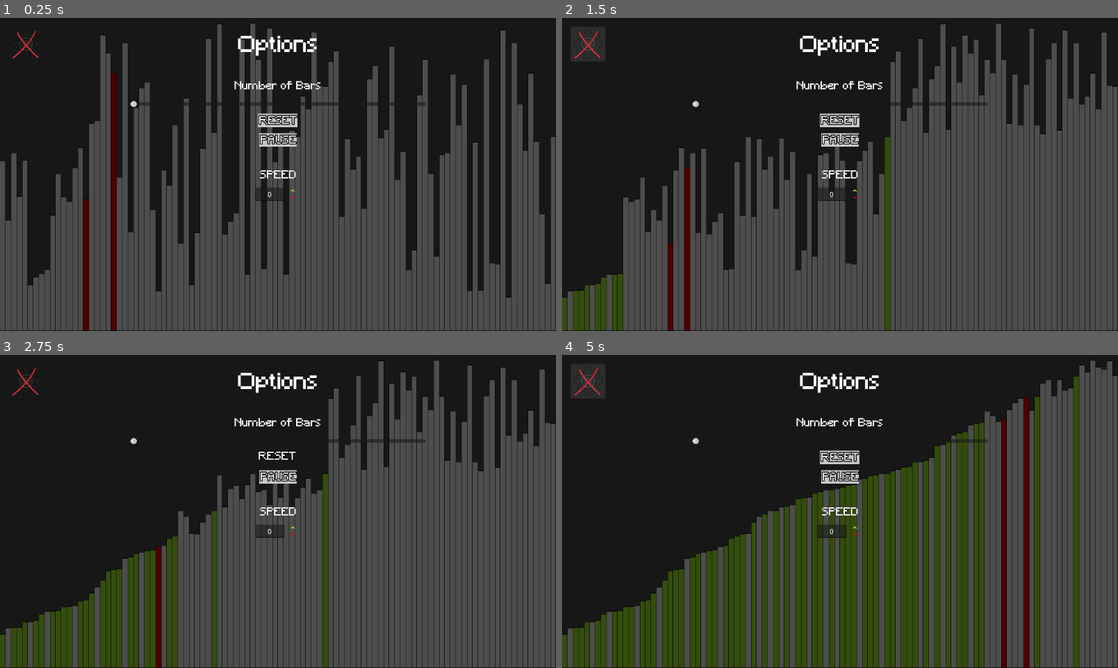
Above: before the commit, frames 1-4 (two rows, left to right).
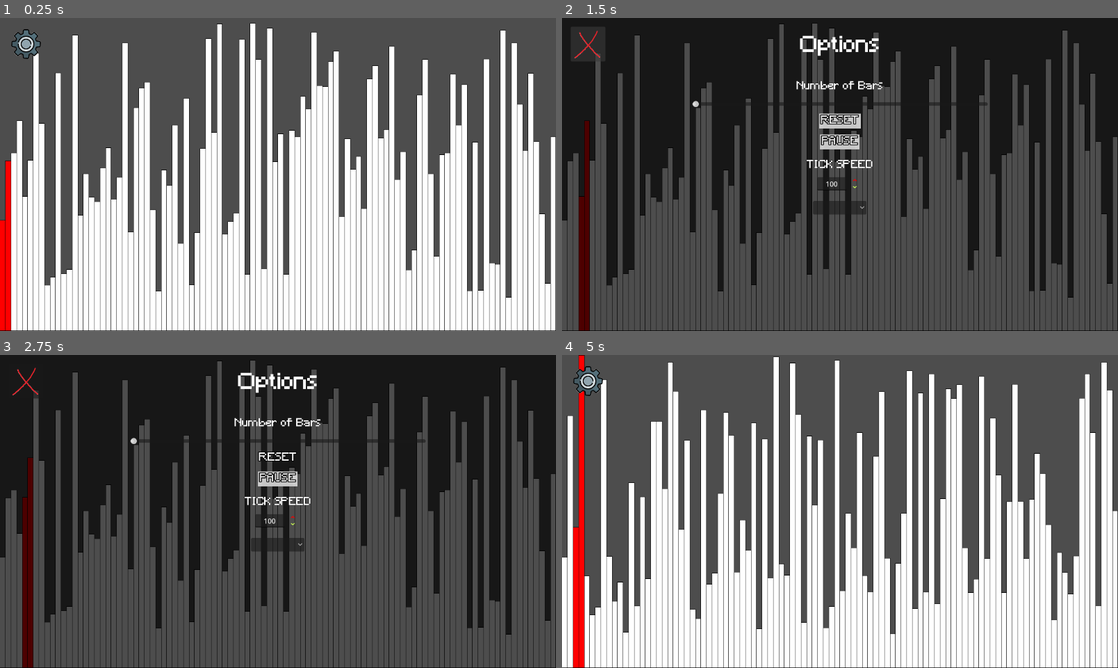
Above: after the commit, the same moments.

Repository: SpaceTurtle-git/sort-visualizer
Game: Godot game, scene res://main.tscn
Two runs of this game, one before a commit and one after it. Both use one fixed random seed, a clock stepped at 60 frames per second and the inputs below.
Inputs (mouse positions are in pixels of both pictures, inside the frame that each line leads up to):
- Up to frame 1 (0.25 s): no input
- Up to frame 2 (1.5 s): click (840, 121) at 0.5 s, where only the run before the commit has a clickable "RESET"; click (589, 43) at 1.27 s
- Up to frame 3 (2.75 s): click "RESET" at 2 s
- Up to frame 4 (5 s): click "PAUSE" at 2.75 s; click (840, 480) at 3.5 s, where only the run after the commit has a clickable "RESUME"; click (589, 380) at 4.27 s

The runs differ from the first frame. In frame 1, 97% of the frame differs, in the area x 0-100%, y 0-100%; in frame 2, 27%; in frame 3, 31%; in frame 4, 91%.

Commit message:
Completed most ui except drop down menu

Diff:
--- a/main.gd
+++ b/main.gd
@@ -2,6 +2,11 @@
 
 var data = []
 var array_size = 100
+var speed = 1:
+	set(value):
+		speed = value
+		tick_speed = 1/speed
+var tick_speed = speed
 
 var active_bar = -1
 var next_active_bar = -1
@@ -9,14 +14,30 @@
 
 var sorted_bars = []
 
+var is_paused = false
+var to_reset = false
+
 # Called when the node enters the scene tree for the first time.
 func _ready() -> void:
 	generateArray()
 	print(data)
-	call_quick_sort()
-	print (data)
-	#await bubble_sort(data)
-	#print(data)
+	#call_quick_sort()
+	#print (data)
+	await bubble_sort(data)
+	print(data)
+
+func check_if_paused():
+	while is_paused:
+		await get_tree().process_frame
+
+func reset():
+	sorted_count = 0
+	sorted_bars.clear()
+	active_bar = -1
+	next_active_bar = -1
+	to_reset = false
+	generateArray()
+	bubble_sort(data)
 
 func generateArray():
 	data.clear()
@@ -27,12 +48,14 @@
 func _draw():
 	var screen_width = get_viewport_rect().size.x
 	var screen_height = get_viewport_rect().size.y
+
 	if data.is_empty():
 		print("No value in array")
 		return
-	var bar_width = float(screen_width) / array_size
+
 	for i in range(data.size()):
 		var bar_height = data[i] * screen_height  # Calculate Height (Value in array)
+		var bar_width = float(screen_width) / array_size
 
 		var x_pos = i * bar_width
 		var y_pos = screen_height - bar_height  #Godot's (0,0) is TOP-LEFT.
@@ -44,7 +67,7 @@
 		var bar_color = Color.WHITE
 		if i in sorted_bars:
 			bar_color = Color.GREEN_YELLOW
-		if i >= array_size - sorted_count:
+		if i >= array_size - sorted_count:  #bubble sort exclusive
 			bar_color = Color.GREEN_YELLOW
 		if i == active_bar or i == next_active_bar:
 			bar_color = Color.RED # The bars currently being compared/moved
@@ -63,11 +86,17 @@
 		for j in range(0,array_size-i-1):
 			active_bar = j
 			next_active_bar = j + 1
+
+			await check_if_paused()
+			if to_reset == true:
+				reset()
+				return
+
 			if data[j]>data[j+1]:
 				swap(data,j,j+1)
 				swapped = true
 				queue_redraw()
-				await get_tree().create_timer(0.01).timeout
+				await get_tree().create_timer(tick_speed).timeout
 		sorted_count +=1
 		queue_redraw()
 		if swapped == false:
@@ -84,13 +113,16 @@
 				i+=1
 				active_bar = j
 				next_active_bar = i
+
+				await check_if_paused()
+
 				swap(data,i,j)
 				queue_redraw()
-				await get_tree().create_timer(0.01).timeout
+				await get_tree().create_timer(tick_speed).timeout
 		swap(data,i+1,high)
 		var pi = i+1
 		sorted_bars.append(pi)
-		await get_tree().create_timer(0.01).timeout
+		await get_tree().create_timer(tick_speed).timeout
 		queue_redraw()
 		await quick_sort(data,low,pi-1)
 		await quick_sort(data,pi+1,high)
--- a/main.tscn
+++ b/main.tscn
@@ -3,6 +3,7 @@
 [ext_resource type="Script" uid="uid://cojeb1wrr8lrn" path="res://main.gd" id="1_ig7tw"]
 [ext_resource type="Texture2D" uid="uid://sljlpr3uyk42" path="res://images.png" id="2_0xm2m"]
 [ext_resource type="FontFile" uid="uid://ci3hl3oilj1sr" path="res://Minecraft.ttf" id="2_h2yge"]
+[ext_resource type="Script" uid="uid://sf4empmtvplp" path="res://ui_controller.gd" id="2_lquwl"]
 [ext_resource type="Texture2D" uid="uid://cw6cciuhrur0s" path="res://cross.png" id="3_1bvp3"]
 
 [sub_resource type="StyleBoxFlat" id="StyleBoxFlat_0xm2m"]
@@ -15,30 +16,26 @@
 outline_color = Color(0.029506557, 0.029506557, 0.029506557, 1)
 
 [sub_resource type="StyleBoxFlat" id="StyleBoxFlat_h2yge"]
+content_margin_left = 4.0
+content_margin_top = 4.0
+content_margin_right = 4.0
+content_margin_bottom = 4.0
 bg_color = Color(0.7792914, 0.7792914, 0.7792912, 1)
-border_width_left = 3
+border_width_left = 10
 border_width_top = 5
+border_width_right = 10
 
 [sub_resource type="StyleBoxEmpty" id="StyleBoxEmpty_lquwl"]
 
 [sub_resource type="StyleBoxEmpty" id="StyleBoxEmpty_7mycd"]
 
 [sub_resource type="StyleBoxEmpty" id="StyleBoxEmpty_1bvp3"]
-content_margin_left = 0.0
-content_margin_top = 0.0
-content_margin_right = 0.0
-content_margin_bottom = 0.0
-
-[sub_resource type="StyleBoxEmpty" id="StyleBoxEmpty_h2yge"]
-content_margin_left = 0.0
-content_margin_top = 0.0
-content_margin_right = 0.0
-content_margin_bottom = 0.0
 
 [node name="Node2D" type="Node2D" unique_id=1248507943]
 script = ExtResource("1_ig7tw")
 
 [node name="CanvasLayer" type="CanvasLayer" parent="." unique_id=1280613065]
+script = ExtResource("2_lquwl")
 
 [node name="PanelContainer" type="PanelContainer" parent="CanvasLayer" unique_id=1919736068]
 anchors_preset = 15
@@ -46,6 +43,7 @@
 anchor_bottom = 1.0
 grow_horizontal = 2
 grow_vertical = 2
+mouse_filter = 1
 theme_override_styles/panel = SubResource("StyleBoxFlat_0xm2m")
 
 [node name="MarginContainer" type="MarginContainer" parent="CanvasLayer/PanelContainer" unique_id=1958709889]
@@ -80,15 +78,18 @@
 theme_override_constants/margin_top = 15
 theme_override_constants/margin_right = 300
 
-[node name="HSlider" type="HSlider" parent="CanvasLayer/PanelContainer/MarginContainer/VBoxContainer/MarginContainer2" unique_id=1058411738]
+[node name="numberOfBars" type="HSlider" parent="CanvasLayer/PanelContainer/MarginContainer/VBoxContainer/MarginContainer2" unique_id=1058411738]
 layout_mode = 2
-max_value = 2000.0
+min_value = 5.0
+max_value = 500.0
+step = 5.0
+value = 5.0
 
 [node name="MarginContainer3" type="MarginContainer" parent="CanvasLayer/PanelContainer/MarginContainer/VBoxContainer" unique_id=88870000]
 layout_mode = 2
 theme_override_constants/margin_top = 10
 
-[node name="Button" type="Button" parent="CanvasLayer/PanelContainer/MarginContainer/VBoxContainer/MarginContainer3" unique_id=959832609]
+[node name="resetButton" type="Button" parent="CanvasLayer/PanelContainer/MarginContainer/VBoxContainer/MarginContainer3" unique_id=959832609]
 layout_mode = 2
 size_flags_horizontal = 4
 size_flags_vertical = 4
@@ -105,7 +106,7 @@
 layout_mode = 2
 theme_override_constants/margin_top = 10
 
-[node name="Button2" type="Button" parent="CanvasLayer/PanelContainer/MarginContainer/VBoxContainer/MarginContainer4" unique_id=459139026]
+[node name="pauseButton" type="Button" parent="CanvasLayer/PanelContainer/MarginContainer/VBoxContainer/MarginContainer4" unique_id=459139026]
 layout_mode = 2
 size_flags_horizontal = 4
 size_flags_vertical = 4
@@ -115,25 +116,24 @@
 theme_override_font_sizes/font_size = 25
 theme_override_styles/normal = SubResource("StyleBoxFlat_h2yge")
 theme_override_styles/pressed = SubResource("StyleBoxEmpty_1bvp3")
-theme_override_styles/hover = SubResource("StyleBoxEmpty_h2yge")
 text = "PAUSE"
 
 [node name="MarginContainer6" type="MarginContainer" parent="CanvasLayer/PanelContainer/MarginContainer/VBoxContainer" unique_id=737497222]
 layout_mode = 2
-theme_override_constants/margin_top = 50
+theme_override_constants/margin_top = 20
 
 [node name="Label2" type="Label" parent="CanvasLayer/PanelContainer/MarginContainer/VBoxContainer/MarginContainer6" unique_id=263368742]
 texture_filter = 1
 layout_mode = 2
 size_flags_horizontal = 4
-text = "SPEED"
+text = "TICK SPEED"
 label_settings = SubResource("LabelSettings_1bvp3")
 
 [node name="MarginContainer5" type="MarginContainer" parent="CanvasLayer/PanelContainer/MarginContainer/VBoxContainer" unique_id=1743275097]
 layout_mode = 2
 theme_override_constants/margin_top = 10
 
-[node name="SpinBox" type="SpinBox" parent="CanvasLayer/PanelContainer/MarginContainer/VBoxContainer/MarginContainer5" unique_id=2135449444]
+[node name="speedBox" type="SpinBox" parent="CanvasLayer/PanelContainer/MarginContainer/VBoxContainer/MarginContainer5" unique_id=2135449444]
 layout_mode = 2
 size_flags_horizontal = 4
 size_flags_vertical = 4
@@ -142,9 +142,25 @@
 theme_override_colors/down_icon_modulate = Color(0.7769512, 0.9533852, 0.33692658, 1)
 theme_override_colors/down_disabled_icon_modulate = Color(0.96024394, 0, 0, 1)
 theme_override_constants/buttons_width = 35
+min_value = 1.0
+value = 100.0
 alignment = 1
 
-[node name="Button" type="Button" parent="CanvasLayer" unique_id=1379537665]
+[node name="MarginContainer7" type="MarginContainer" parent="CanvasLayer/PanelContainer/MarginContainer/VBoxContainer" unique_id=1091236491]
+layout_mode = 2
+theme_override_constants/margin_top = 20
+
+[node name="sortingAlgorithmsMenu2" type="OptionButton" parent="CanvasLayer/PanelContainer/MarginContainer/VBoxContainer/MarginContainer7" unique_id=698497553]
+layout_mode = 2
+size_flags_horizontal = 4
+size_flags_vertical = 4
+item_count = 2
+popup/item_0/text = "Bubble Sort"
+popup/item_0/id = 0
+popup/item_1/text = "Quick Sort"
+popup/item_1/id = 1
+
+[node name="closeButton" type="Button" parent="CanvasLayer" unique_id=1379537665]
 offset_left = 20.0
 offset_top = 20.0
 offset_right = 100.0
@@ -153,7 +169,7 @@
 icon_alignment = 1
 expand_icon = true
 
-[node name="Button" type="Button" parent="." unique_id=1439129302]
+[node name="settingsButton" type="Button" parent="." unique_id=1439129302]
 offset_left = 20.0
 offset_top = 20.0
 offset_right = 100.0
@@ -162,3 +178,10 @@
 icon = ExtResource("2_0xm2m")
 flat = true
 expand_icon = true
+
+[connection signal="value_changed" from="CanvasLayer/PanelContainer/MarginContainer/VBoxContainer/MarginContainer2/numberOfBars" to="CanvasLayer" method="_on_number_of_bars_value_changed"]
+[connection signal="pressed" from="CanvasLayer/PanelContainer/MarginContainer/VBoxContainer/MarginContainer3/resetButton" to="CanvasLayer" method="_on_reset_button_pressed"]
+[connection signal="pressed" from="CanvasLayer/PanelContainer/MarginContainer/VBoxContainer/MarginContainer4/pauseButton" to="CanvasLayer" method="_on_pause_button_pressed"]
+[connection signal="value_changed" from="CanvasLayer/PanelContainer/MarginContainer/VBoxContainer/MarginContainer5/speedBox" to="CanvasLayer" method="_on_speed_box_value_changed"]
+[connection signal="pressed" from="CanvasLayer/closeButton" to="CanvasLayer" method="_on_close_button_pressed"]
+[connection signal="pressed" from="settingsButton" to="CanvasLayer" method="_on_settings_button_pressed"]
--- /dev/null
+++ b/ui_controller.gd
@@ -0,0 +1,42 @@
+extends CanvasLayer
+
+@onready var settingsButton: Button = $"../settingsButton"
+@onready var pauseButton:Button = $PanelContainer/MarginContainer/VBoxContainer/MarginContainer4/pauseButton
+
+var barNewCount
+
+func _ready():
+	self.hide() # Start with menu hidden
+
+func _on_close_button_pressed() -> void:
+	self.hide()
+	settingsButton.show()
+	print("Close pressed")
+
+func _on_settings_button_pressed() -> void:
+	self.show()
+	settingsButton.hide()
+	print("Settings pressed")
+
+func _on_number_of_bars_value_changed(value: float) -> void:
+	var mainNode = get_tree().root.get_node("Node2D")
+	mainNode.array_size = value
+	mainNode.to_reset = true
+	print("Slider Used")
+
+
+func _on_pause_button_pressed() -> void:
+	var mainNode = get_tree().root.get_node("Node2D")
+	mainNode.is_paused = !mainNode.is_paused
+	pauseButton.text = "RESUME" if mainNode.is_paused else "PAUSE"
+	print("Paused Used")
+
+func _on_reset_button_pressed() -> void:
+	var mainNode = get_tree().root.get_node("Node2D")
+	mainNode.to_reset = true
+
+
+func _on_speed_box_value_changed(value: float) -> void:
+	var mainNode = get_tree().root.get_node("Node2D")
+	mainNode.speed = value
+	print("SpeedBox Used")
Not shown, added: ui_controller.gd.uid
